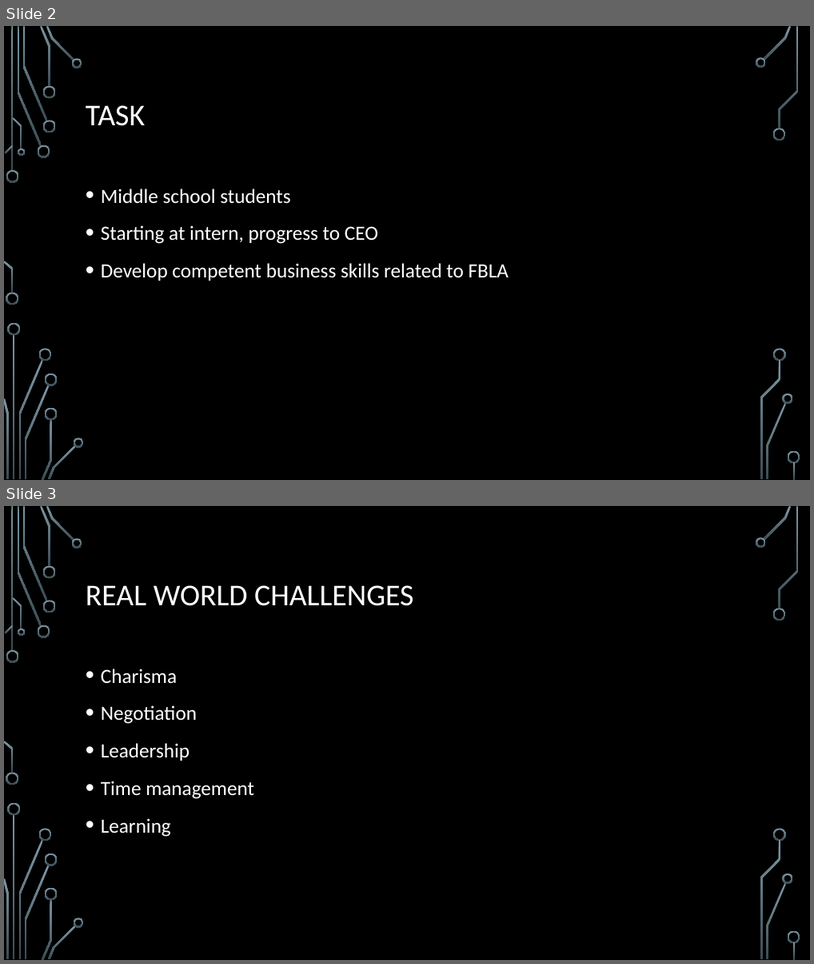
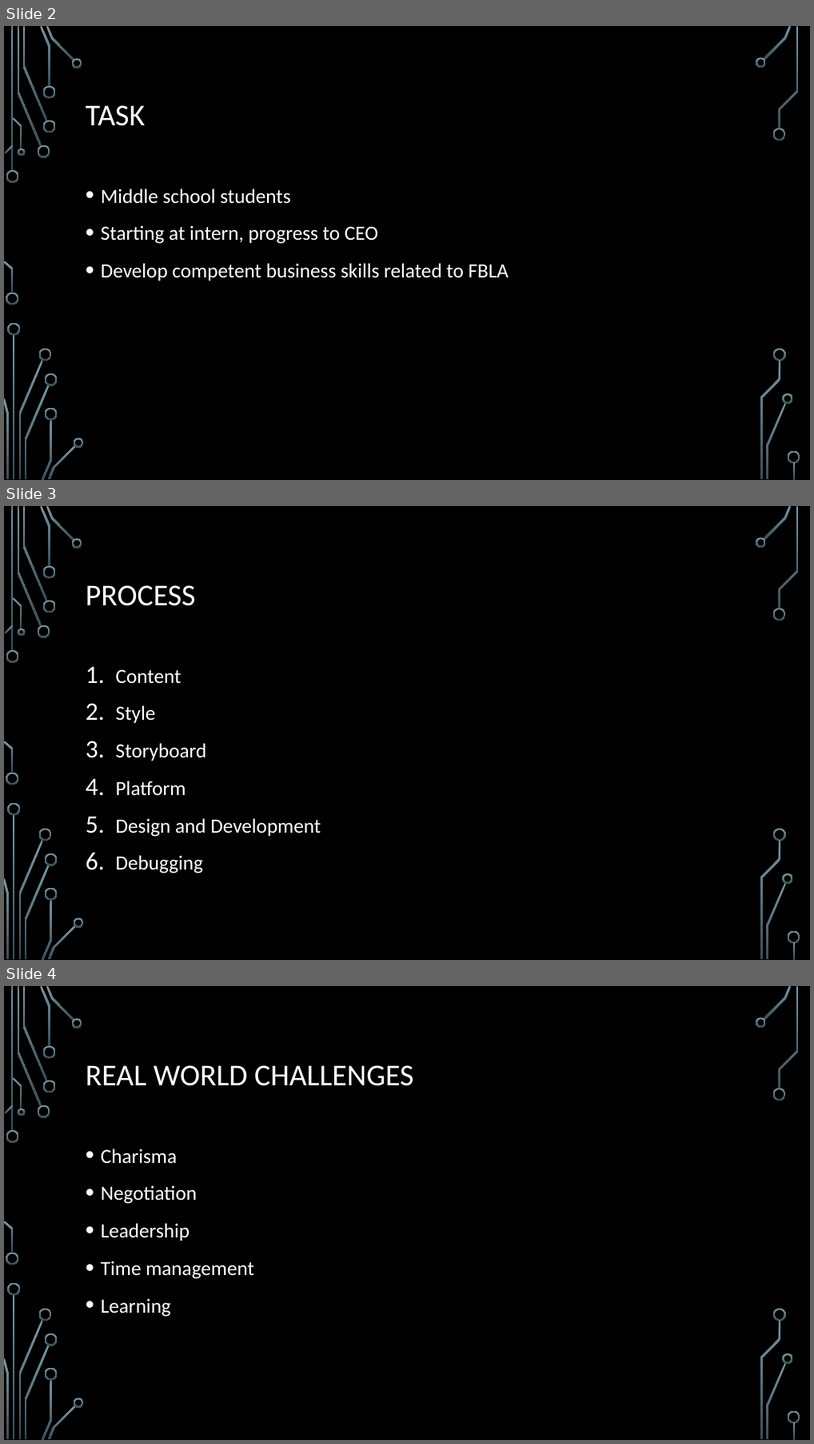
Before and after one commit to MHSCSClub/FBLA_GameSimulation_2014, a slide deck: Powerpoint.pptx. Shown one above the other, each under a label of ours: slides 2 and 3 before the commit, slides 2, 3 and 4 after it. The pictures are 814x964 and 814x1444 pixels, drawn with LibreOffice and Linux fonts; fonts in the diff are those of the drawing; background and template pictures are left out. Boxes give left, top, right and bottom in pixels: in the first picture for what was removed or moved away, otherwise in the second. Text is boxed around its words. In the diff, an @@ line names an element or a change of style, - is before the commit and + after.

Commit message:
adsf
sdf

```diff
--- a/Powerpoint.pptx
+++ b/Powerpoint.pptx
@@ slide 3 added at box(4, 506, 810, 960), background picture (left out); not listed: 36 template elements that a slide beside it also shows @@
@@ title added at box(86, 585, 196, 606), 36 pt, text #FFFFFF @@
+PROCESS
@@ text added at box(116, 669, 321, 873), 24 pt, text #FFFFFF @@
+1. Content
+2. Style
+3. Storyboard
+4. Platform
+5. Design and Development
+6. Debugging
@@ what was slide 3 is now slide 4 @@
```
